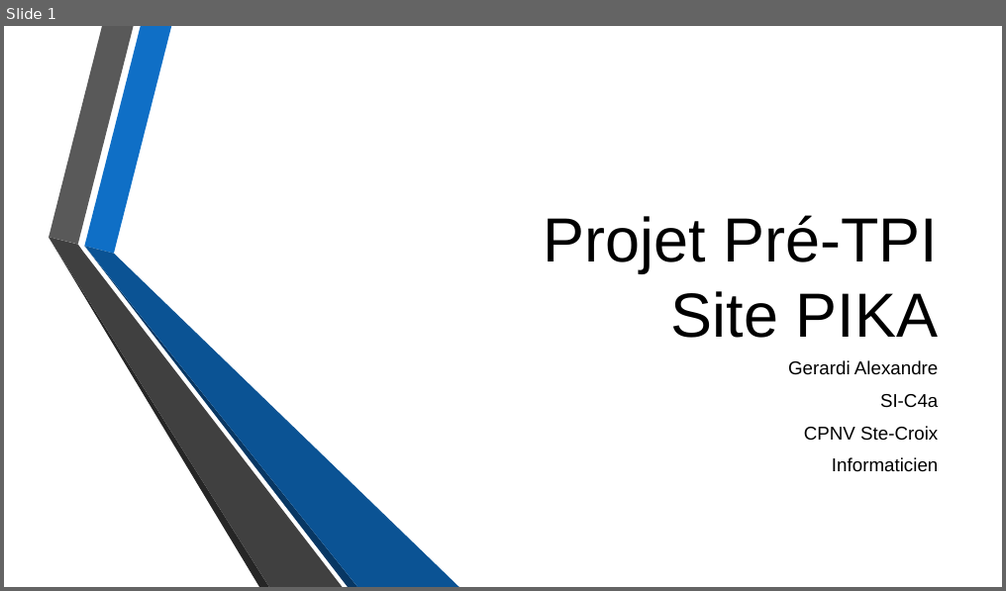
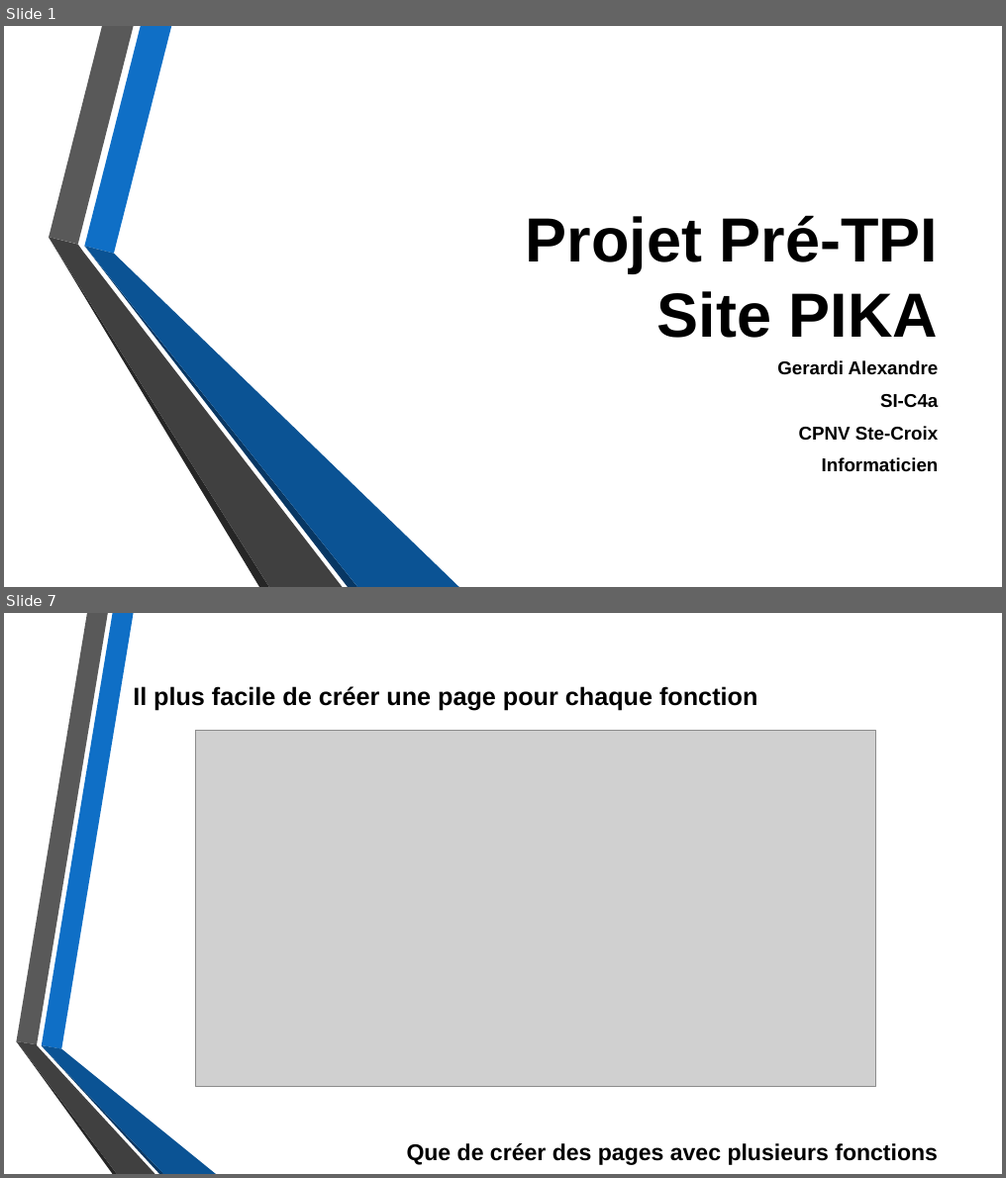
Before and after one commit to Daxank/Pre-TPI_PIKA, a slide deck: Presentation_Projet_PreTPI_Site_PIKA.pptx. Shown one above the other, each under a label of ours: slide 1 before the commit, slides 1 and 7 after it; the slides between them are not shown. The pictures are 1006x591 and 1006x1178 pixels, drawn with LibreOffice and Linux fonts; fonts in the diff are those of the drawing; grey boxes stand for pictures; background and template pictures are left out. Boxes give left, top, right and bottom in pixels: in the first picture for what was removed or moved away, otherwise in the second. Text is boxed around its words. In the diff, an @@ line names an element or a change of style, - is before the commit and + after.

```diff
--- a/Presentation_Projet_PreTPI_Site_PIKA.pptx
+++ b/Presentation_Projet_PreTPI_Site_PIKA.pptx
@@ slide 7 added at (4, 613, 1002, 1174), background picture (left out) @@
@@ text added at (133, 686, 757, 710), 24 pt, text #000000, bold @@
+Il plus facile de créer une page pour chaque fonction
@@ picture added at (196, 730, 875, 1087) @@
@@ group added at (16, 613, 216, 1174): 6 freeform shapes @@
@@ text added at (407, 1144, 938, 1165), 22 pt, text #000000, bold @@
+Que de créer des pages avec plusieurs fonctions
@@ slide 1 changed as well @@
@@ title "Projet Pré-TPI Site PIKA" at (526, 215, 938, 338): bold on @@
@@ subtitle "Gerardi Alexandre" at (777, 361, 939, 472): bold on @@
```
Also in this commit, not shown: 5 other slides added, 1 slide removed.
